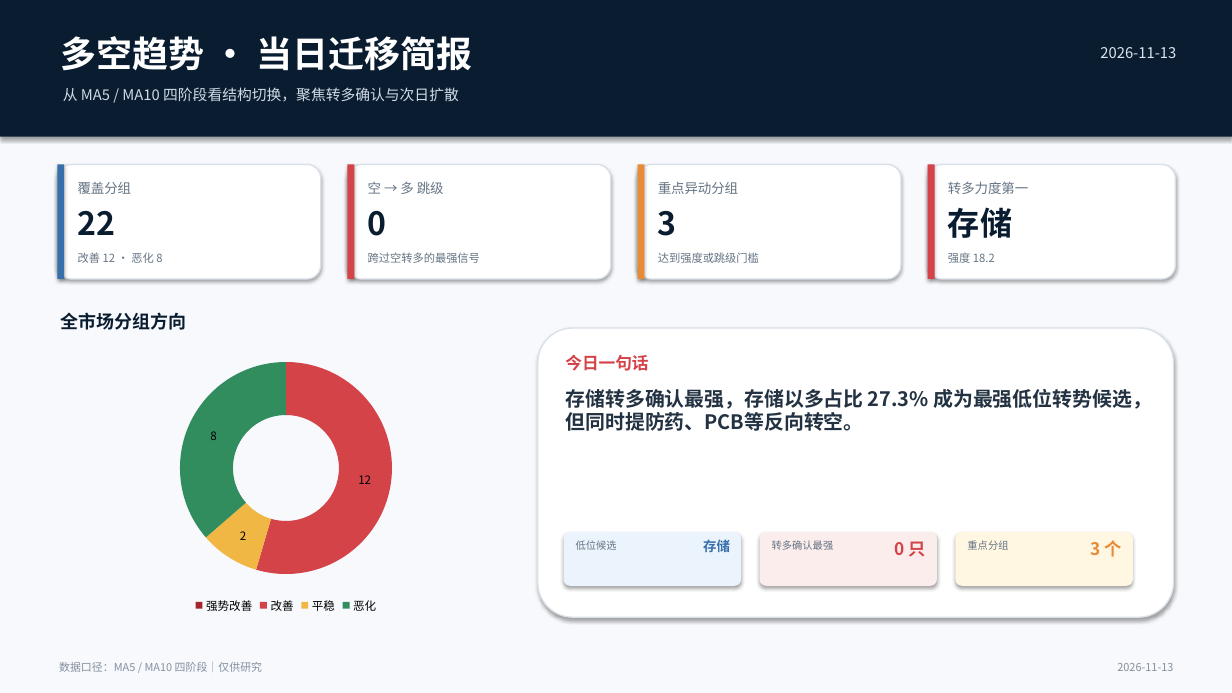
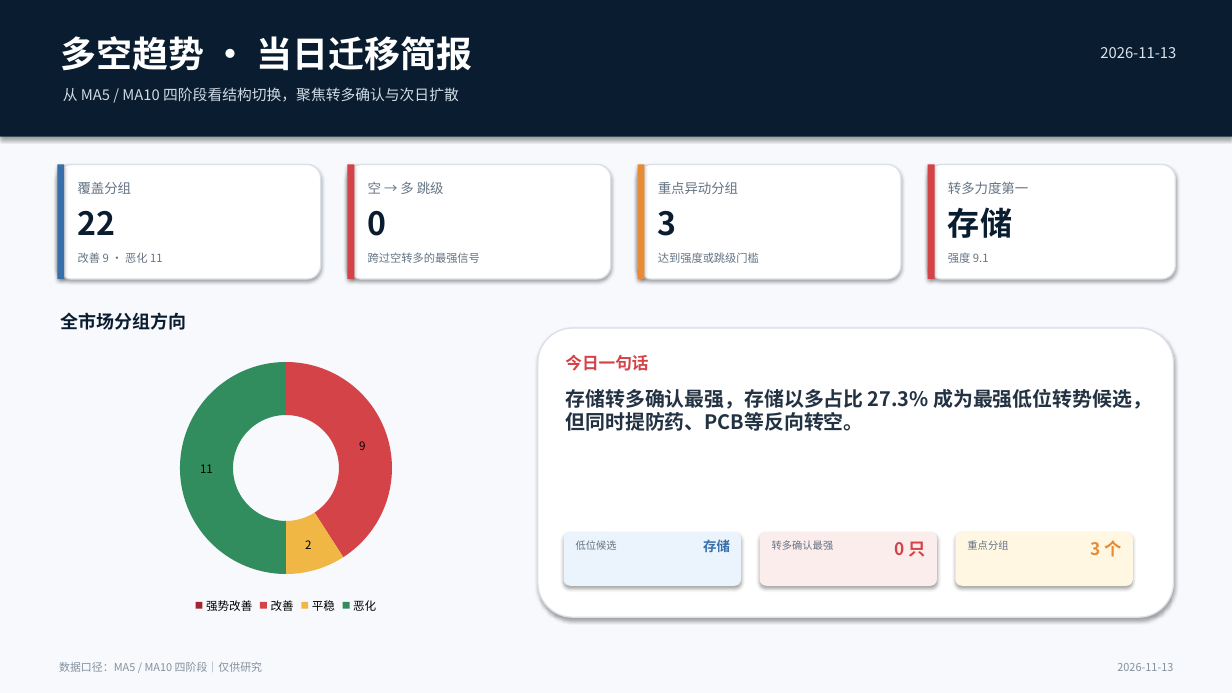
Before and after one commit to nancybhc/a-share-blast-lab, a slide deck: slide 1 of assets/多空阶段简报_2026-11-13.pptx. Drawn at 1232x693 pixels with LibreOffice and Linux fonts; fonts in the diff are those of the drawing. Boxes give left, top, right and bottom in pixels: in the first picture for what was removed or moved away, otherwise in the second. Text is boxed around its words. In the diff, an @@ line names an element or a change of style, - is before the commit and + after.

```diff
--- a/assets/多空阶段简报_2026-11-13.pptx
+++ b/assets/多空阶段简报_2026-11-13.pptx
@@ text at bbox=[78, 253, 162, 263]: text changed @@
-改善 12 · 恶化 8
+改善 9 · 恶化 11
@@ text at bbox=[948, 253, 989, 263]: text changed @@
-强度 18.2
+强度 9.1
@@ doughnut chart at bbox=[67, 349, 506, 617] @@
@@ Series 1, 改善: 12 to 9 @@
@@ Series 1, 恶化: 8 to 11 @@
```
Also in this commit, not shown: 3 other slides changed, 13 other files.
